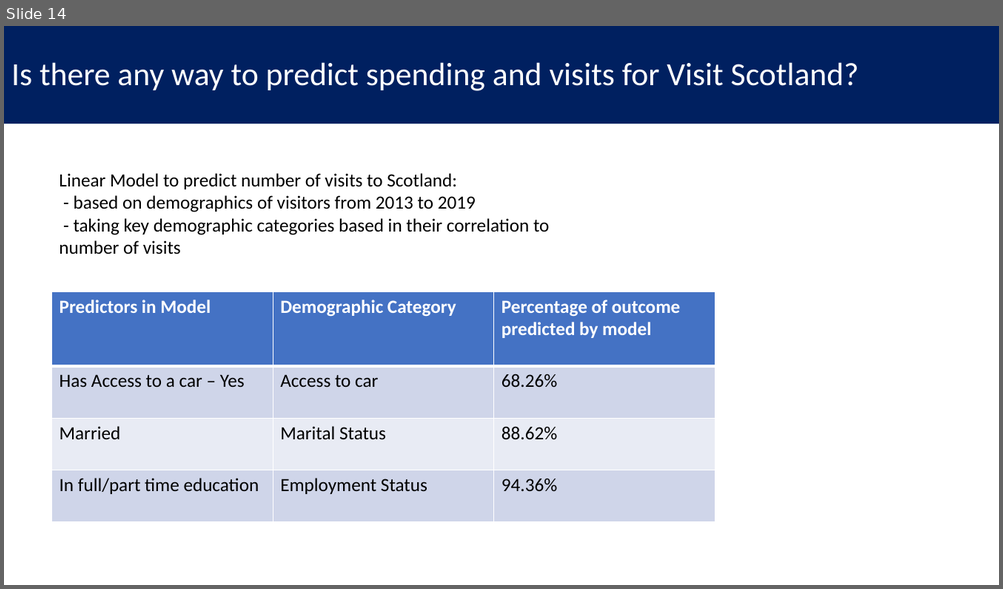
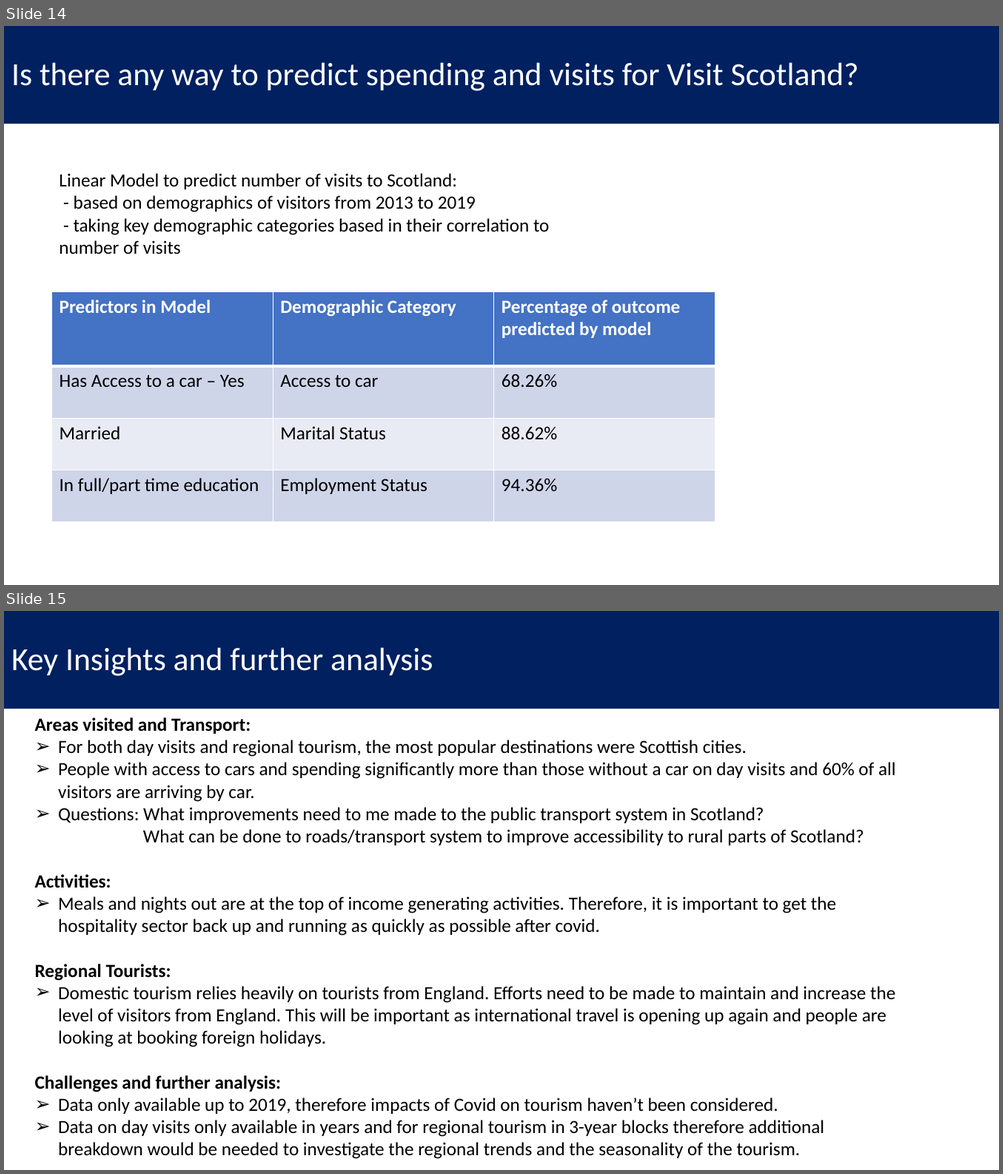
Before and after one commit to barrodea/visit_scotland, a slide deck: Visit Scotland Presentation.pptx. Shown one above the other, each under a label of ours: slide 14 before the commit, slides 14 and 15 after it. The pictures are 1003x589 and 1003x1174 pixels, drawn with LibreOffice and Linux fonts; fonts in the diff are those of the drawing. Boxes give left, top, right and bottom in pixels: in the first picture for what was removed or moved away, otherwise in the second. Text is boxed around its words. In the diff, an @@ line names an element or a change of style, - is before the commit and + after.

```diff
--- a/Visit Scotland Presentation.pptx
+++ b/Visit Scotland Presentation.pptx
@@ slide 15 added at [4,611,999,1170], background #FFFFFF @@
@@ rectangle added at [4,611,999,709], fill #002060, 31.2 pt, text #FFFFFF @@
+Key Insights and further analysis
@@ text added at [35,718,896,1159], 18 pt, text #000000 @@
+Areas visited and Transport:
+➢ For both day visits and regional tourism, the most popular destinations were Scottish cities.
+➢ People with access to cars and spending significantly more than those without a car on day visits and 60% of all visitors are arriving by car.
+➢ Questions: What improvements need to me made to the public transport system in Scotland?
+What can be done to roads/transport system to improve accessibility to rural parts of Scotland?
+Activities:
+➢ Meals and nights out are at the top of income generating activities. Therefore, it is important to get the hospitality sector back up and running as quickly as possible after covid.
+Regional Tourists:
+➢ Domestic tourism relies heavily on tourists from England. Efforts need to be made to maintain and increase the level of visitors from England. This will be important as international travel is opening up again and people are looking at booking foreign holidays.
+Challenges and further analysis:
+➢ Data only available up to 2019, therefore impacts of Covid on tourism haven’t been considered.
+➢ Data on day visits only available in years and for regional tourism in 3-year blocks therefore additional breakdown would be needed to investigate the regional trends and the seasonality of the tourism.
```
Also in this commit, not shown: 3 other files.
